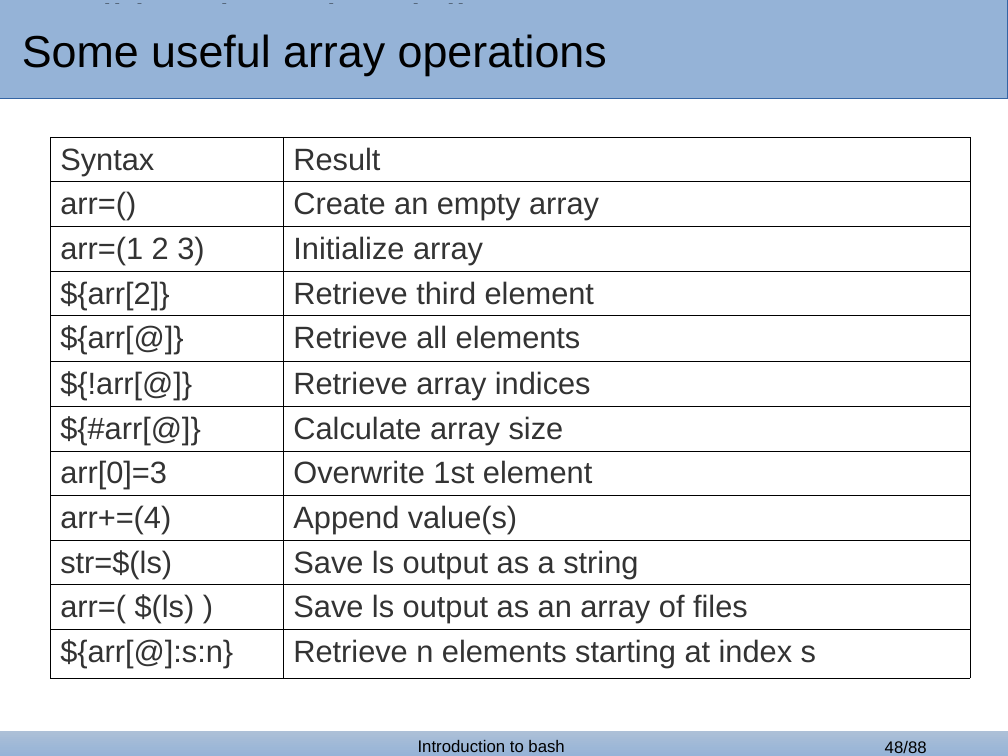
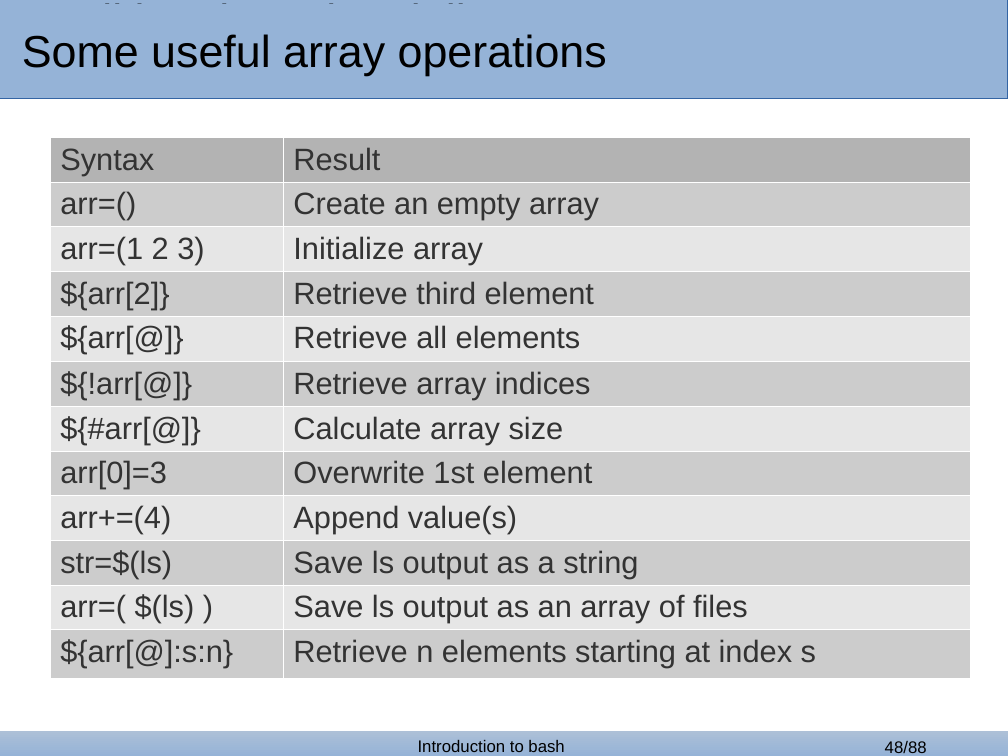
Before and after one commit to GozDavid/bash_lectures, a slide deck: slide 48 of bash_2.odp. Drawn at 1008x756 pixels with LibreOffice and Linux fonts; fonts in the diff are those of the drawing; background and template pictures are left out. Boxes give left, top, right and bottom in pixels: in the first picture for what was removed or moved away, otherwise in the second. Text is boxed around its words. In the diff, an @@ line names an element or a change of style, - is before the commit and + after.

```diff
--- a/bash_2.odp
+++ b/bash_2.odp
@@ table at (50, 137, 970, 680) @@
@@ fill none to #B3B3B3 in row 1 @@
@@ fill none to #CCCCCC in 12 cells @@
@@ fill none to #E6E6E6 in 10 cells @@
@@ borders changed @@
```
Also in this commit, not shown: 1 other slide changed, 5 other files.
